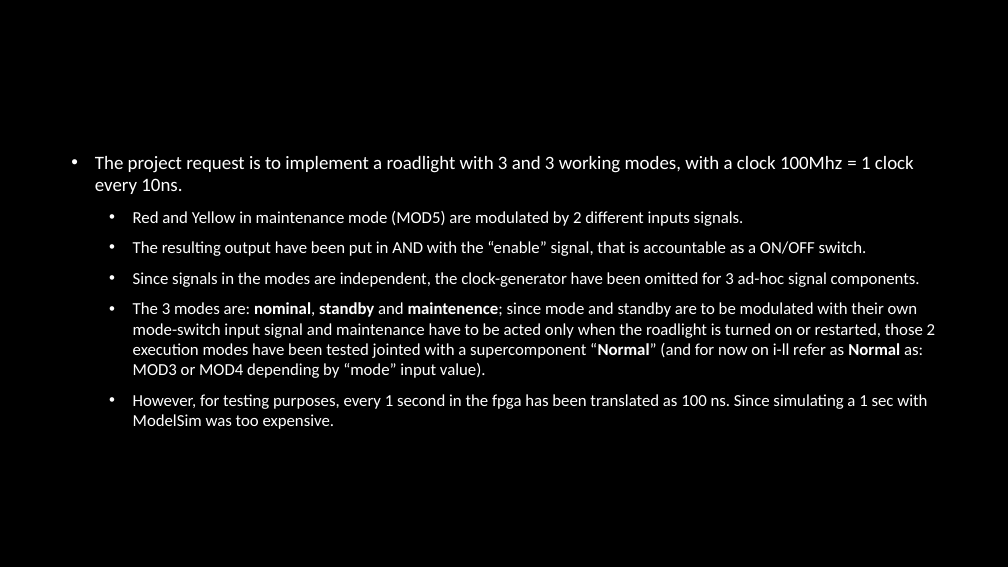
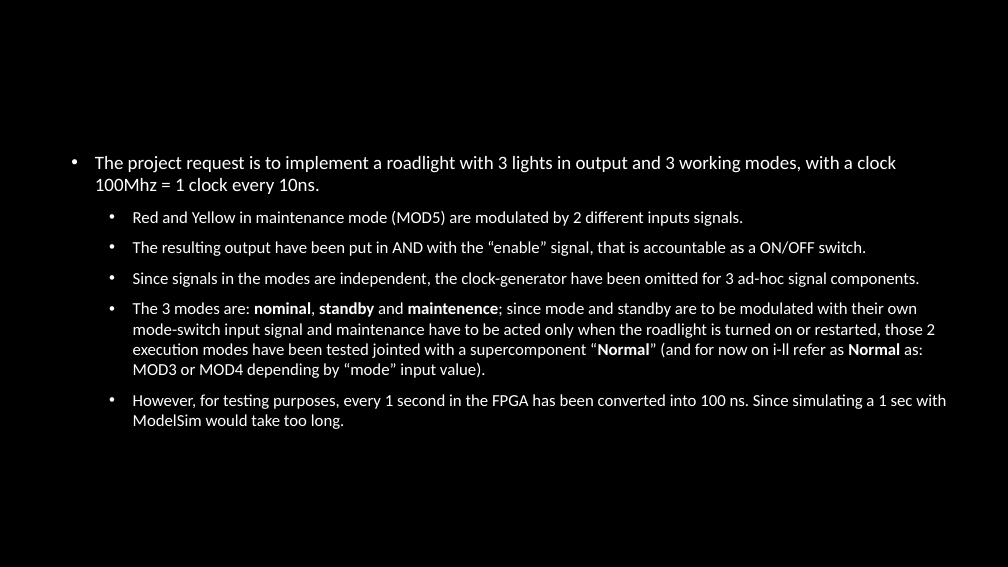
Before and after one commit to NanolathingStuff/Lab-XEM-6010-Project, a slide deck: slide 3 of Gruppo10_Silva.pptx. Drawn at 1008x567 pixels with LibreOffice and Linux fonts; fonts in the diff are those of the drawing; background and template pictures are left out. Boxes give left, top, right and bottom in pixels: in the first picture for what was removed or moved away, otherwise in the second. Text is boxed around its words. In the diff, an @@ line names an element or a change of style, - is before the commit and + after.

```diff
--- a/Gruppo10_Silva.pptx
+++ b/Gruppo10_Silva.pptx
@@ text at [95, 156, 896, 194]: text changed @@
-• The project request is to implement a roadlight with 3 and 3 working modes, with a clock 100Mhz = 1 clock every 10ns.
+• The project request is to implement a roadlight with 3 lights in output and 3 working modes, with a clock 100Mhz = 1 clock every 10ns.
@@ text at [133, 394, 946, 429]: text changed @@
-  • However, for testing purposes, every 1 second in the fpga has been translated as 100 ns. Since simulating a 1 sec with ModelSim was too expensive.
+  • However, for testing purposes, every 1 second in the FPGA has been converted into 100 ns. Since simulating a 1 sec with ModelSim would take too long.
```
Also in this commit, not shown: 7 other slides changed, 19 other files.
